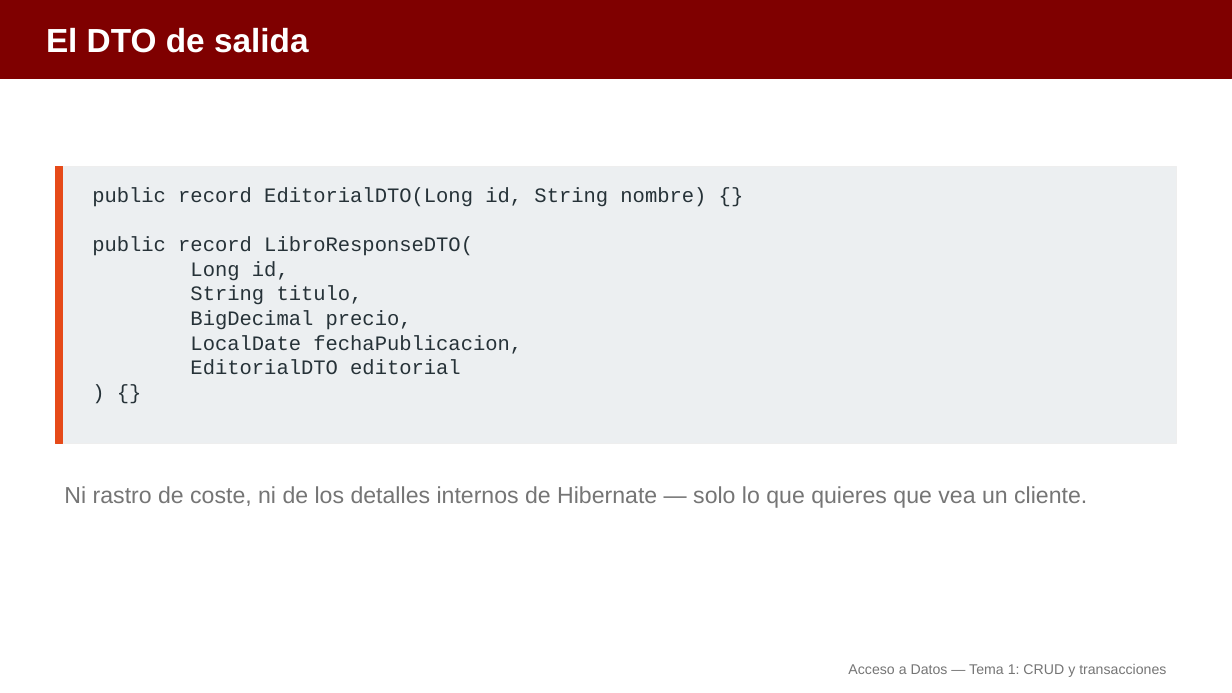
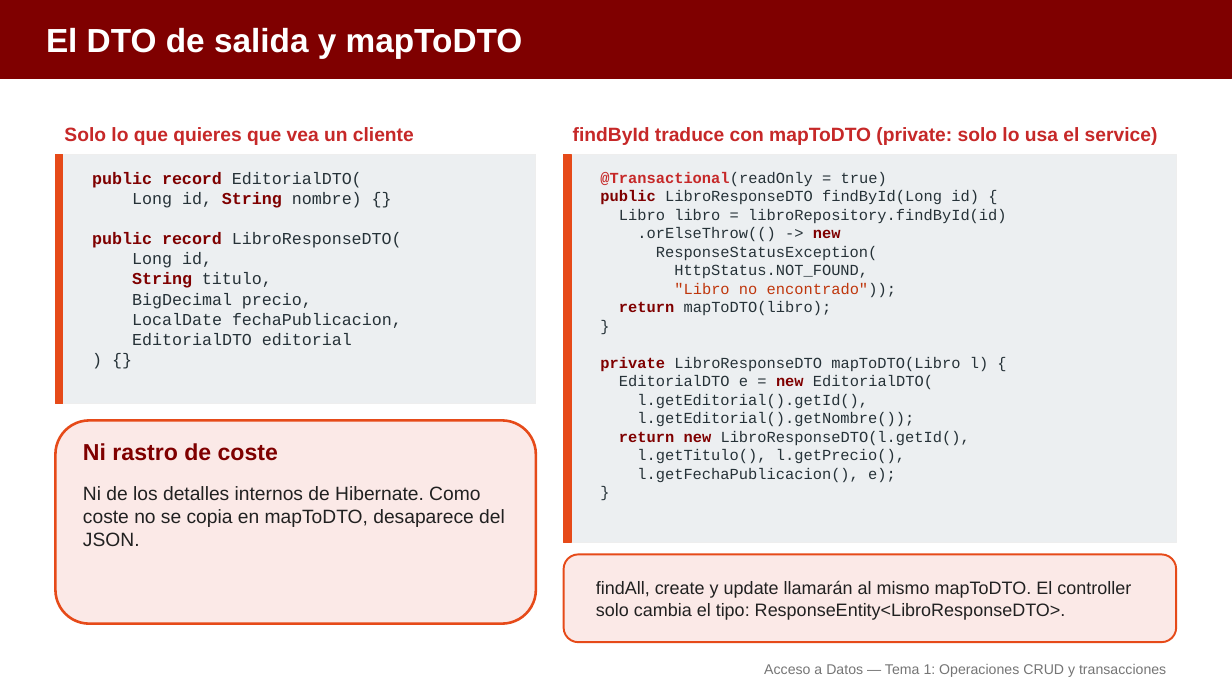
Before and after one commit to aitorventura/acceso-a-datos, a slide deck: slide 9 of docs/tema1/diapositivas/operaciones-crud-transacciones.pptx (slide 20 before the commit). Drawn at 1232x693 pixels with LibreOffice and Linux fonts; fonts in the diff are those of the drawing. Boxes give left, top, right and bottom in pixels: in the first picture for what was removed or moved away, otherwise in the second. Text is boxed around its words. In the diff, an @@ line names an element or a change of style, - is before the commit and + after.

Commit message:
Rehace las diapositivas del Tema 1: menos diapositivas por deck y más visuales
Agrupa las diapositivas por idea y sustituye los bloques de texto por
tarjetas, flujos y código con sintaxis coloreada, reutilizando las
infografías y diagramas existentes. Pasa de 275 a 113 diapositivas en
los ocho decks del tema.

```diff
--- a/docs/tema1/diapositivas/operaciones-crud-transacciones.pptx
+++ b/docs/tema1/diapositivas/operaciones-crud-transacciones.pptx
@@ text at [46,27,523,58]: text changed @@
-El DTO de salida
+El DTO de salida y mapToDTO
@@ text "Solo lo que quieres que ..." at [64,127,414,145]: vertical alignment top to middle @@
@@ text at [64,127,414,145]: text changed; size 18 to 15 pt; text colour #757575 to #C62828; bold on @@
-Ni rastro de coste, ni de los detalles internos de Hibernate — solo lo que quieres que vea un cliente.
+Solo lo que quieres que vea un cliente
@@ text added at [573,127,1158,145], 15 pt, text #C62828, bold @@
+findById traduce con mapToDTO (private: solo lo usa el service)
@@ rectangle: place and size @@
-rectangle at [55,166,63,444]
+rectangle at [55,154,63,404]
@@ rectangle added at [55,154,536,404], fill #ECEFF1, outline #EEEEEE 1 pt @@
@@ text "public record EditorialDTO(": place and size @@
-text "public record EditorialDTO(" at [92,187,706,375]
+text "public record EditorialDTO(" at [92,172,402,345]
@@ text at [92,172,362,208]: text changed; size 16 to 13 pt @@
-public record EditorialDTO(Long id, String nombre) {}
+public record EditorialDTO(
+Long id, String nombre) {}
@@ rectangle: place and size @@
-rectangle at [55,166,1177,444]
+rectangle at [564,154,1177,543]
@@ rectangle added at [564,154,571,543], fill #E64A19, outline #E64A19 1 pt @@
@@ text added at [600,172,1007,482], 12 pt, text #263238 @@
+@Transactional(readOnly = true)
+public LibroResponseDTO findById(Long id) {
+Libro libro = libroRepository.findById(id)
+.orElseThrow(() -> new
+ResponseStatusException(
+HttpStatus.NOT_FOUND,
+"Libro no encontrado"));
+return mapToDTO(libro);
+}
+private LibroResponseDTO mapToDTO(Libro l) {
+EditorialDTO e = new EditorialDTO(
+l.getEditorial().getId(),
+l.getEditorial().getNombre());
+return new LibroResponseDTO(l.getId(),
+l.getTitulo(), l.getPrecio(),
+l.getFechaPublicacion(), e);
+}
@@ text at [92,232,402,345]: size 16 to 13 pt in "public record LibroResponseDTO(", "Long id,", "String titulo,", "BigDecimal precio," and 3 more places; text colour #263238 to #7F0000, bold on in "public record", "String" @@
@@ rounded rectangle added at [55,421,536,624], fill #FBE9E7, outline #E64A19 2 pt @@
@@ text added at [83,443,278,461], 18 pt, text #7F0000, bold @@
+Ni rastro de coste
@@ text added at [83,486,505,546], 15 pt, text #212121 @@
+Ni de los detalles internos de Hibernate. Como coste no se copia en mapToDTO, desaparece del JSON.
@@ rounded rectangle added at [564,555,1177,642], fill #FBE9E7, outline #E64A19 1.5 pt @@
@@ text added at [596,580,1131,620], 14 pt, text #212121 @@
+findAll, create y update llamarán al mismo mapToDTO. El controller solo cambia el tipo: ResponseEntity<LibroResponseDTO>.
@@ text at [764,664,1166,677]: text changed @@
-Acceso a Datos — Tema 1: CRUD y transacciones
+Acceso a Datos — Tema 1: Operaciones CRUD y transacciones
```
Also in this commit, not shown: 15 other slides changed, 3 slides added, 29 slides removed, 15 other files.
